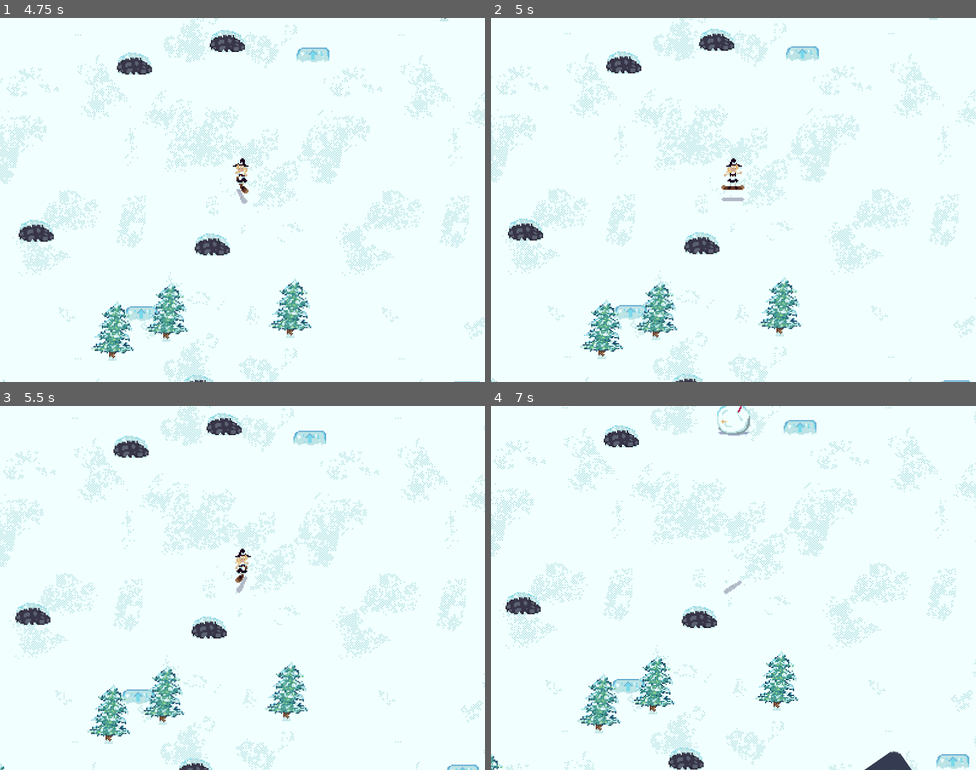
Above: before the commit, frames 1-4 (two rows, left to right).
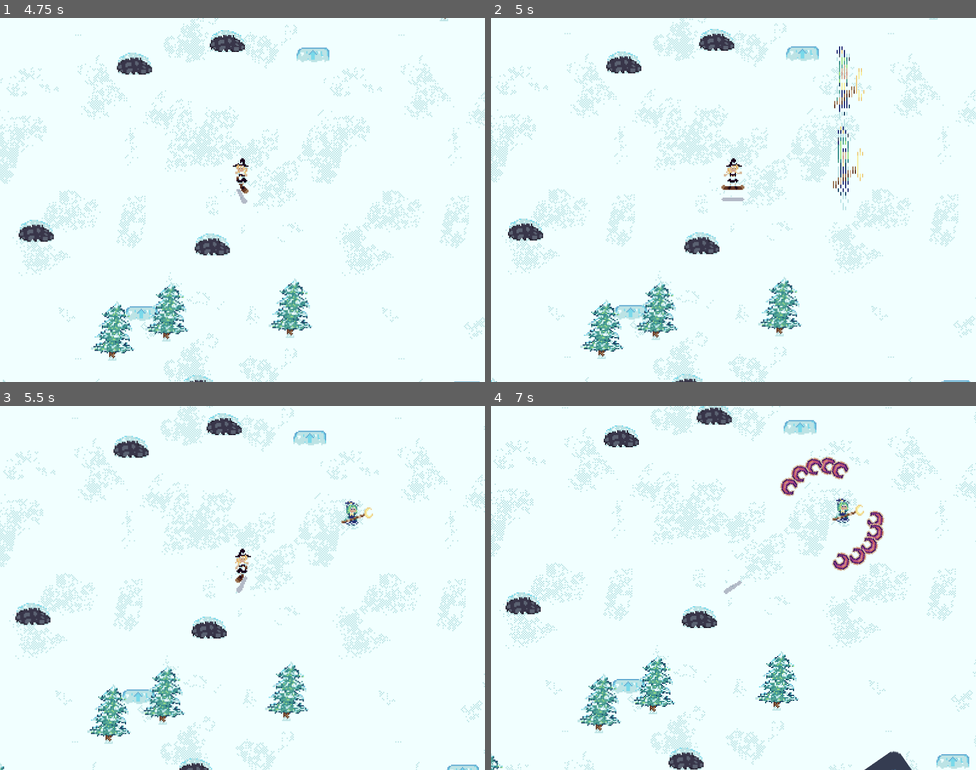
Above: after the commit, the same moments.

Repository: jiisloth/CirnoGoesSkiing
Game: Godot game, scene res://scenes/World.tscn
Same seed, same stepped clock (60 frames per second), same inputs: the game is played once before the commit and once after it. The engine's default icon, where the game draws it, is replaced by a stand-in: a white triangle on a blue panel in a dark square.
Inputs:
- Up to frame 1 (4.75 s): hold Right (right) 0.53-1.28 s; hold Down (stop) 0.53-1.28 s; tap Space (jump) at 0.77, 0.8, 1.07, 1.35, 1.52, 1.82, 2.3, 3.02, 3.32, 3.77, 3.8, 4.07, 4.52 s; tap Enter at 1.25 s; hold Left (left) 1.28-2.03 s; tap Down (stop) at 1.55, 3.05, 4.35 s; hold Right (right) 2.03-2.78 s; hold X (indy) 2.03-2.78 s; hold Up (up) 2.78-3.53 s; tap Z (melon) at 2.85 s; hold C (nose) 3.53-4.28 s; hold Left (left) from 3.53 s (still down)
- Up to frame 2 (5 s): keep holding Left (left); tap Space (jump) at 4.82 s
- Up to frame 3 (5.5 s): keep holding Left (left); hold Down (stop) from 5.03 s (still down); tap Space (jump) at 5.3 s
- Up to frame 4 (7 s): release Left (left) at 5.78 s; release Down (stop) at 5.78 s; hold Right (right) 5.78-6.53 s; tap Space (jump) at 5.85, 6.02, 6.32, 6.77, 6.8 s; tap Down (stop) at 6.05 s; hold Up (up) from 6.53 s (still down); hold X (indy) from 6.53 s (still down)

Frame 1 is identical in both runs. In frame 2, 0.5% of the frame differs, in the area x 70-77%, y 7-53%; in frame 3, 0.2%; in frame 4, 1.9%, in the area x 42-82%, y 0-46%.

Commit message:
Added mima

Diff:
--- a/Game/scenes/BossBullet.gd
+++ b/Game/scenes/BossBullet.gd
@@ -7,8 +7,8 @@
 var health = 1
 var btype = 0
 const moving = true
-
 var graze = true
+var rotatespeed = 0
 
 func _ready():
     get_child(btype).disabled = false
@@ -17,6 +17,11 @@
 
 
 func _physics_process(delta):
+    if btype == 3:
+        $Sprite.rotation += delta*sign(rotatespeed)*2
+        rotatespeed *= 0.99
+    $Sprite.position = Vector2.UP.rotated(-rotation)*20
+    rotation += delta*rotatespeed
     global_position += ((movement + Vector2(speed,0).rotated(rotation))*delta)
 
 
--- a/Game/scenes/BossBullet.tscn
+++ b/Game/scenes/BossBullet.tscn
@@ -4,7 +4,7 @@
 [ext_resource path="res://scenes/BossBullet.gd" type="Script" id=2]
 
 [sub_resource type="CircleShape2D" id=1]
-radius = 9.0
+radius = 18.1108
 
 [sub_resource type="CapsuleShape2D" id=2]
 radius = 6.0
@@ -32,11 +32,15 @@
 shape = SubResource( 3 )
 disabled = true
 
+[node name="Moon" type="CollisionShape2D" parent="."]
+shape = SubResource( 1 )
+disabled = true
+
 [node name="Sprite" type="Sprite" parent="."]
 scale = Vector2( 3, 3 )
 texture = ExtResource( 1 )
-vframes = 3
-frame = 2
+vframes = 4
+frame = 3
 
 [node name="VisibilityNotifier2D" type="VisibilityNotifier2D" parent="."]
 rect = Rect2( -50, -50, 100, 100 )
--- /dev/null
+++ b/Game/scenes/Mima.gd
@@ -0,0 +1,117 @@
+extends Node2D
+
+
+export(PackedScene) var Bullet
+var deltatime = 0
+onready var player := get_tree().get_root().get_node("World/Player")
+
+var rng = RandomNumberGenerator.new()
+
+var phase = 0
+var health = 20
+
+func _ready():
+    rng.randomize()
+    spawn()
+
+
+func _process(delta):
+    deltatime += delta
+    $Sprites/Tail.frame = int(deltatime*10)%5
+    $Sprites/Body.frame = int(deltatime)%2
+    position += delta*player.velocity * 0.85
+    $Sprites.position.y = cos(deltatime)*3
+    if not $Area2D/CollisionShape2D.disabled and (player.global_position-global_position).length() > 600:
+        teleport()
+    if health <= 0:
+        phase += 1
+        health = 12 + 2*phase
+        if phase == 3:
+            queue_free()
+
+
+func _on_Timer_timeout():
+    teleport()
+
+func teleport():
+    $TP.stop()
+    $Sprites/Tail.hide()
+    $Sprites/Body.hide()
+    $Sprites/Teleport1.show()
+    $Sprites/Teleport2.show()
+    $Area2D/CollisionShape2D.disabled = true
+    $Teleport.interpolate_property($Sprites/Teleport1, "scale:y", 1, 3, 0.15)
+    $Teleport.interpolate_property($Sprites/Teleport2, "scale:y", 1, 3, 0.15)
+    $Teleport.interpolate_property($Sprites/Teleport1, "position:y", -10, -10+10, 0.15)
+    $Teleport.interpolate_property($Sprites/Teleport2, "position:y", -10, -10-23*2-10, 0.15)
+    $Teleport.start()
+    yield(get_tree().create_timer(0.15), "timeout")
+    spawn()
+
+func spawn():
+    global_position = player.global_position + Vector2(200 + rng.randf()*200,0).rotated(TAU*rng.randf())
+    $Teleport.interpolate_property($Sprites/Teleport1, "scale:y", 3,1, 0.15)
+    $Teleport.interpolate_property($Sprites/Teleport2, "scale:y", 3,1, 0.15)
+    $Teleport.interpolate_property($Sprites/Teleport1, "position:y", -10+10,-10, 0.15)
+    $Teleport.interpolate_property($Sprites/Teleport2, "position:y", -10-23*2-10,-10, 0.15)
+    yield(get_tree().create_timer(0.15), "timeout")
+    $Area2D/CollisionShape2D.disabled = false
+    $Sprites/Tail.show()
+    $Sprites/Body.show()
+    $Sprites/Teleport1.hide()
+    $Sprites/Teleport2.hide()
+    $TP.start(4+rng.randf()*4)
+
+
+
+func _on_Area2D_area_entered(area):
+    if area.is_in_group("Obstacle"):
+        teleport()
+
+func shoot(d, speed, rot_speed, t):
+    var bullet = Bullet.instance()
+    bullet.speed = speed
+    bullet.movement = player.velocity
+    bullet.rotation = d
+    bullet.rotatespeed = rot_speed
+    bullet.position = position
+    bullet.btype = t
+    get_parent().add_child(bullet)
+
+
+func _on_Shoot_timeout():
+    if not $Area2D/CollisionShape2D.disabled:
+        match phase:
+            0:
+                var dif = (player.global_position-global_position)
+                for i in 5:
+                    shoot(dif.angle()+PI/2+i*PI/5, 150, -PI/2.0*(1+i/2.0), 3)
+                    shoot(dif.angle()-PI/2-i*PI/5, 150, PI/2.0*(1+i/2.0), 3)
+            1:
+                var dif = (player.global_position-global_position)
+                for i in 6:
+                    shoot(dif.angle()+PI/2-i*PI/5, 200, -PI/2.0*(1+i/2.0), 3)
+                    shoot(dif.angle()-PI/2+i*PI/5, 200, PI/2.0*(1+i/2.0), 3)
+            2:
+                var dif = (player.global_position-global_position)
+                for i in 5:
+                    shoot(dif.angle()+PI/2+(1+i)*PI/5, 200 - 50*i%2, -PI/2.0*(1+i/2.0), 3)
+                    shoot(dif.angle()-PI/2-(1+i)*PI/5, 200 - 50*i%2, PI/2.0*(1+i/2.0), 3)
+                    shoot(dif.angle()+PI/2+i*PI/5, 200 - 50*i%2, -PI/2.0*(1+i/2.0), 3)
+                    shoot(dif.angle()-PI/2-i*PI/5, 200 - 50*i%2, PI/2.0*(1+i/2.0), 3)
+        $Shoot.start(4-phase+rng.randf()*4)
+    else:
+        $Shoot.start(rng.randf())
+
+
+func boss_hit(dmg):
+    health -= dmg
+    visible = false
+    yield(get_tree().create_timer(0.10), "timeout")
+    visible = true
+    yield(get_tree().create_timer(0.10), "timeout")
+    visible = false
+    yield(get_tree().create_timer(0.10), "timeout")
+    visible = true
+    yield(get_tree().create_timer(0.10), "timeout")
+    teleport()
--- /dev/null
+++ b/Game/scenes/Mima.tscn
@@ -0,0 +1,66 @@
+[gd_scene load_steps=7 format=2]
+
+[ext_resource path="res://img/pixelart/mimatail.png" type="Texture" id=1]
+[ext_resource path="res://img/pixelart/mimateleport.png" type="Texture" id=2]
+[ext_resource path="res://scenes/Mima.gd" type="Script" id=3]
+[ext_resource path="res://img/pixelart/mima.png" type="Texture" id=4]
+[ext_resource path="res://scenes/BossBullet.tscn" type="PackedScene" id=5]
+
+[sub_resource type="CircleShape2D" id=1]
+
+[node name="Mima" type="Node2D"]
+script = ExtResource( 3 )
+Bullet = ExtResource( 5 )
+
+[node name="Sprites" type="Node2D" parent="."]
+position = Vector2( 0, -43 )
+scale = Vector2( 3, 3 )
+
+[node name="Tail" type="Sprite" parent="Sprites"]
+visible = false
+position = Vector2( -4, 9 )
+texture = ExtResource( 1 )
+centered = false
+hframes = 5
+
+[node name="Body" type="Sprite" parent="Sprites"]
+visible = false
+position = Vector2( 4, 0 )
+texture = ExtResource( 4 )
+hframes = 2
+
+[node name="Teleport1" type="Sprite" parent="Sprites"]
+position = Vector2( -9, 0 )
+scale = Vector2( 1, 3 )
+texture = ExtResource( 2 )
+centered = false
+hframes = 2
+
+[node name="Teleport2" type="Sprite" parent="Sprites"]
+position = Vector2( -9, -66 )
+scale = Vector2( 1, 3 )
+texture = ExtResource( 2 )
+centered = false
+hframes = 2
+frame = 1
+
+[node name="TP" type="Timer" parent="."]
+wait_time = 5.0
+one_shot = true
+
+[node name="Teleport" type="Tween" parent="."]
+
+[node name="Area2D" type="Area2D" parent="." groups=["Boss"]]
+
+[node name="CollisionShape2D" type="CollisionShape2D" parent="Area2D"]
+shape = SubResource( 1 )
+disabled = true
+
+[node name="Shoot" type="Timer" parent="."]
+one_shot = true
+autostart = true
+
+[connection signal="timeout" from="TP" to="." method="_on_Timer_timeout"]
+[connection signal="tween_all_completed" from="Teleport" to="." method="_on_Teleport_tween_all_completed"]
+[connection signal="area_entered" from="Area2D" to="." method="_on_Area2D_area_entered"]
+[connection signal="timeout" from="Shoot" to="." method="_on_Shoot_timeout"]
--- a/Game/scenes/World.gd
+++ b/Game/scenes/World.gd
@@ -1,7 +1,9 @@
 extends YSort
 
 export(PackedScene) var Chunk
-export(PackedScene) var Boss
+export(PackedScene) var SnowBallBoss
+export(PackedScene) var Mima
+
 
 func _process(delta):
     check_chunks()
@@ -34,5 +36,6 @@
 
 
 func _on_BossTimer_timeout():
-    var boss = Boss.instance()
+    #var boss = SnowBallBoss.instance()
+    var boss = Mima.instance()
     add_child(boss)
--- a/Game/scenes/World.tscn
+++ b/Game/scenes/World.tscn
@@ -1,14 +1,16 @@
-[gd_scene load_steps=5 format=2]
+[gd_scene load_steps=6 format=2]
 
 [ext_resource path="res://scenes/World.gd" type="Script" id=1]
 [ext_resource path="res://scenes/Chunk.tscn" type="PackedScene" id=2]
 [ext_resource path="res://scenes/Player.tscn" type="PackedScene" id=3]
 [ext_resource path="res://scenes/SnowballBoss.tscn" type="PackedScene" id=4]
+[ext_resource path="res://scenes/Mima.tscn" type="PackedScene" id=5]
 
 [node name="World" type="YSort"]
 script = ExtResource( 1 )
 Chunk = ExtResource( 2 )
-Boss = ExtResource( 4 )
+SnowBallBoss = ExtResource( 4 )
+Mima = ExtResource( 5 )
 
 [node name="Chunks" type="YSort" parent="."]
 
Binary file changed: Game/img/pixelart/BulletBoss.png
Binary file added: Game/img/pixelart/mima.png
Not shown, added: Game/img/pixelart/mima.png.import
Binary file added: Game/img/pixelart/mimatail.png
Not shown, added: Game/img/pixelart/mimatail.png.import
Binary file added: Game/img/pixelart/mimateleport.png
Not shown, added: Game/img/pixelart/mimateleport.png.import
